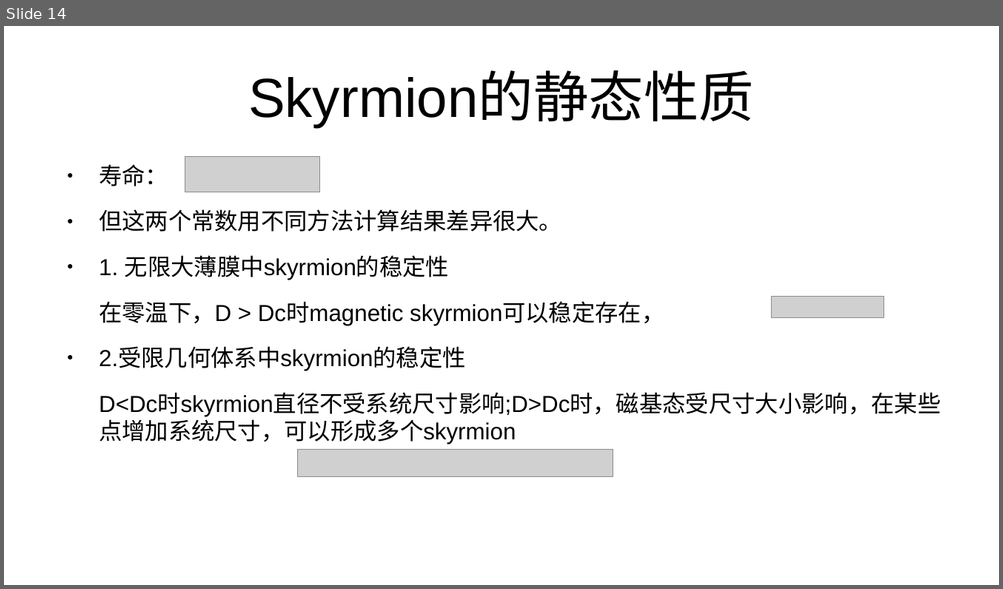
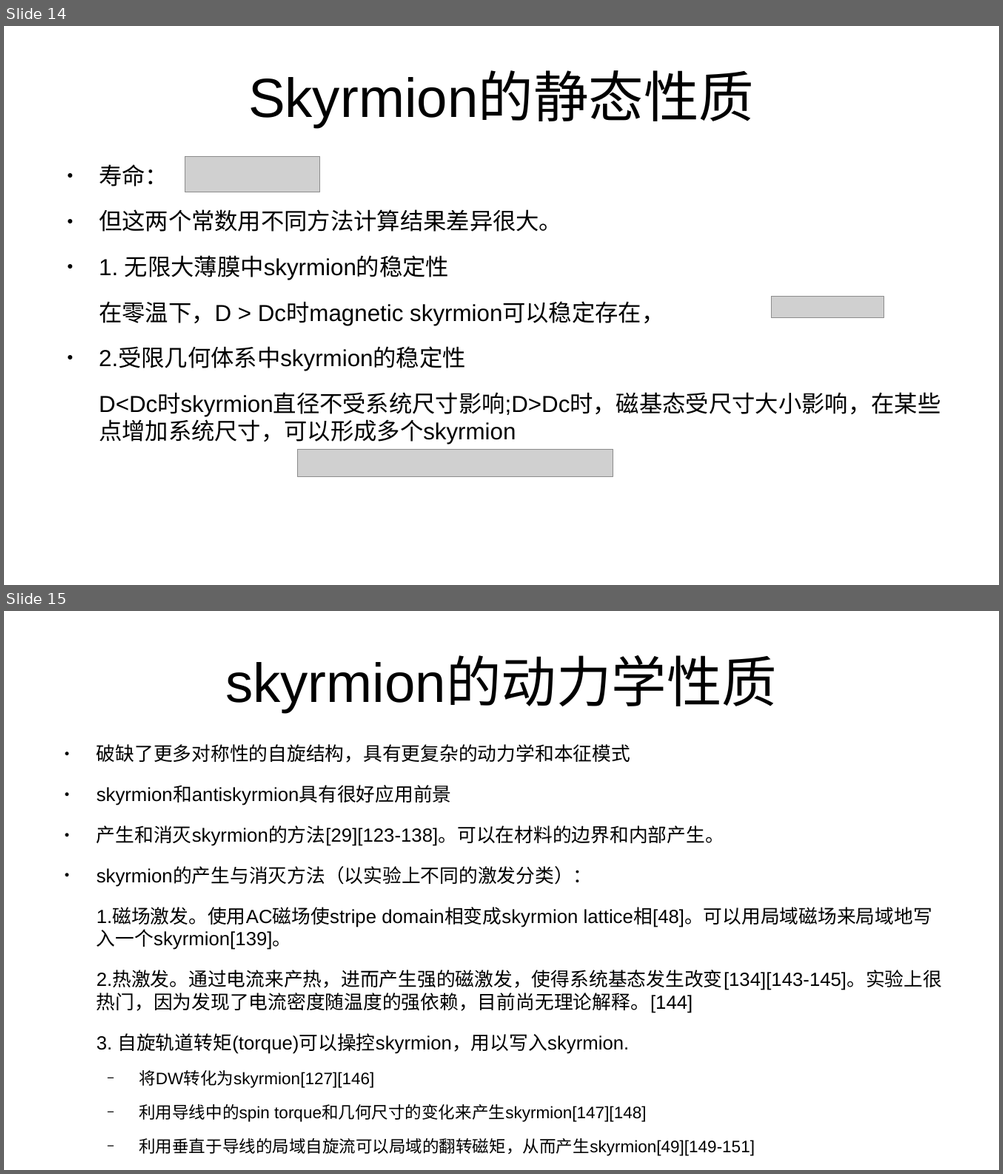
Before and after one commit to GoldenRaven/reference_reading, a slide deck: skyrmion.odp. Shown one above the other, each under a label of ours: slide 14 before the commit, slides 14 and 15 after it. The pictures are 1003x589 and 1003x1174 pixels, drawn with LibreOffice and Linux fonts; fonts in the diff are those of the drawing; grey boxes stand for pictures. Boxes give left, top, right and bottom in pixels: in the first picture for what was removed or moved away, otherwise in the second. Text is boxed around its words. In the diff, an @@ line names an element or a change of style, - is before the commit and + after.

```diff
--- a/skyrmion.odp
+++ b/skyrmion.odp
@@ slide 15 added at [4, 611, 999, 1170], background #FFFFFF @@
@@ title added at [225, 658, 777, 712], 44 pt, text #000000 @@
+skyrmion的动力学性质
@@ text added at [96, 744, 942, 1156], 15.2 pt, text #000000 @@
+● 破缺了更多对称性的自旋结构，具有更复杂的动力学和本征模式
+● skyrmion和antiskyrmion具有很好应用前景
+● 产生和消灭skyrmion的方法[29][123-138]。可以在材料的边界和内部产生。
+● skyrmion的产生与消灭方法（以实验上不同的激发分类）：
+1.磁场激发。使用AC磁场使stripe domain相变成skyrmion lattice相[48]。可以用局域磁场来局域地写入一个skyrmion[139]。
+2.热激发。通过电流来产热，进而产生强的磁激发，使得系统基态发生改变[134][143-145]。实验上很热门，因为发现了电流密度随温度的强依赖，目前尚无理论解释。[144]
+3. 自旋轨道转矩(torque)可以操控skyrmion，用以写入skyrmion.
+  − 将DW转化为skyrmion[127][146]
+  − 利用导线中的spin torque和几何尺寸的变化来产生skyrmion[147][148]
+  − 利用垂直于导线的局域自旋流可以局域的翻转磁矩，从而产生skyrmion[49][149-151]
```
Also in this commit, not shown: 1 slide changed, 2 other slides added, 1 slide removed.
